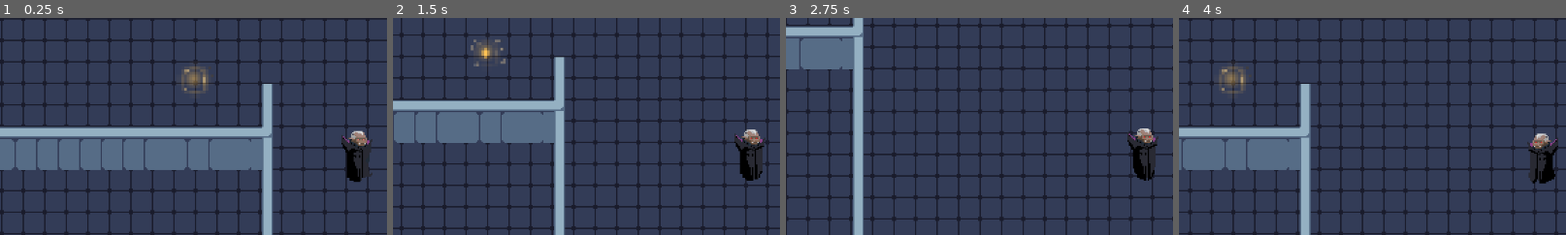
Above: before the commit, frames 1-4 (left to right).
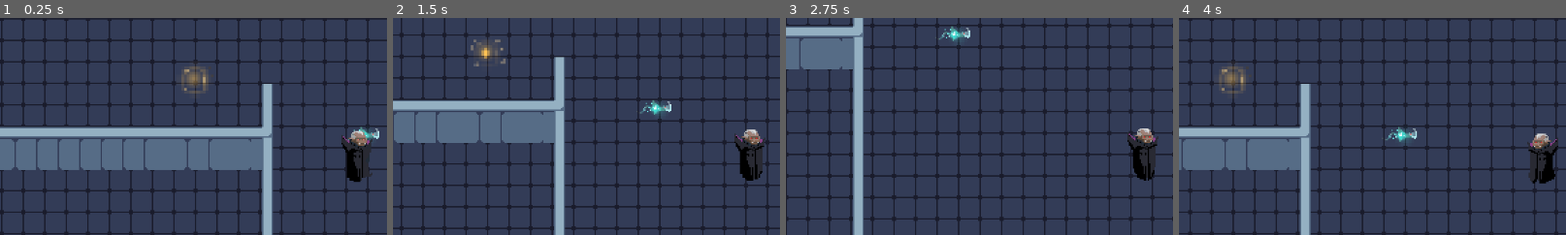
Above: after the commit, the same moments.

Repository: brianxiaodev/bloodmoon
Game: Godot game, scene res://scenes/blood_moon.tscn
Same seed, same stepped clock (60 frames per second), same inputs: the game is played once before the commit and once after it.
Inputs:
- Up to frame 1 (0.25 s): no input
- Up to frame 2 (1.5 s): hold Right (ui_right) 0.53-1.28 s; hold Space (shoot) 0.53-1.28 s; hold Down (ui_down) from 1.28 s (still down); tap Space (shoot) at 1.35 s
- Up to frame 3 (2.75 s): release Down (ui_down) at 2.03 s; hold Right (ui_right) from 2.03 s (still down); hold Space (shoot) from 2.03 s (still down)
- Up to frame 4 (4 s): release Right (ui_right) at 2.78 s; release Space (shoot) at 2.78 s; hold Up (ui_up) 2.78-3.53 s; tap Space (shoot) at 2.85 s; hold Left (ui_left) from 3.53 s (still down); hold Space (shoot) from 3.53 s (still down)
The pictures show only the part of the screen within x 4-53%, y 17-67%; the shares and areas given below are measured in that part.

The runs differ from the first frame. In frame 1, 0.2% of the frame differs, in the area x 89-98%, y 50-57%; in frame 2, 0.3%; in frame 3, 0.3%, in the area x 38-48%, y 3-12%; in frame 4, 0.3%.

Commit message:
set up for bat powerup except didnt acc get around to doing it

Diff:
--- /dev/null
+++ b/scenes/bats.tscn
@@ -0,0 +1,53 @@
+[gd_scene load_steps=8 format=3 uid="uid://curevi1ol6iax"]
+
+[ext_resource type="Texture2D" uid="uid://cr8ngya30llii" path="res://assets/vampire/projectile bat_36px.png" id="1_awo2f"]
+
+[sub_resource type="AtlasTexture" id="AtlasTexture_1o4ep"]
+atlas = ExtResource("1_awo2f")
+region = Rect2(0, 0, 36, 36)
+
+[sub_resource type="AtlasTexture" id="AtlasTexture_sf11x"]
+atlas = ExtResource("1_awo2f")
+region = Rect2(36, 0, 36, 36)
+
+[sub_resource type="AtlasTexture" id="AtlasTexture_aegxe"]
+atlas = ExtResource("1_awo2f")
+region = Rect2(72, 0, 36, 36)
+
+[sub_resource type="AtlasTexture" id="AtlasTexture_xbp2s"]
+atlas = ExtResource("1_awo2f")
+region = Rect2(0, 36, 36, 36)
+
+[sub_resource type="SpriteFrames" id="SpriteFrames_biwjh"]
+animations = [{
+"frames": [{
+"duration": 1.0,
+"texture": SubResource("AtlasTexture_1o4ep")
+}, {
+"duration": 1.0,
+"texture": SubResource("AtlasTexture_sf11x")
+}, {
+"duration": 1.0,
+"texture": SubResource("AtlasTexture_aegxe")
+}, {
+"duration": 1.0,
+"texture": SubResource("AtlasTexture_xbp2s")
+}],
+"loop": true,
+"name": &"default",
+"speed": 5.0
+}]
+
+[sub_resource type="RectangleShape2D" id="RectangleShape2D_eeqqe"]
+size = Vector2(27, 12)
+
+[node name="Bats" type="Area2D"]
+
+[node name="AnimatedSprite2D" type="AnimatedSprite2D" parent="."]
+sprite_frames = SubResource("SpriteFrames_biwjh")
+frame = 1
+frame_progress = 0.286446
+
+[node name="CollisionShape2D" type="CollisionShape2D" parent="."]
+position = Vector2(-1.5, -1)
+shape = SubResource("RectangleShape2D_eeqqe")
--- a/scenes/blood_moon.tscn
+++ b/scenes/blood_moon.tscn
@@ -7,6 +7,7 @@
 [ext_resource type="PackedScene" uid="uid://c4u3h3tqj5sn8" path="res://scenes/bullet.tscn" id="6_3kn01"]
 [ext_resource type="PackedScene" uid="uid://4y67635ci7ss" path="res://scenes/enemy.tscn" id="7_1dman"]
 [ext_resource type="PackedScene" uid="uid://bom6v6ykibptf" path="res://scenes/item.tscn" id="8_1dman"]
+[ext_resource type="PackedScene" uid="uid://curevi1ol6iax" path="res://scenes/bats.tscn" id="8_punxx"]
 
 [node name="Blood Moon" type="Node2D"]
 script = ExtResource("1_3kn01")
@@ -31,3 +32,5 @@
 
 [node name="Item" parent="." instance=ExtResource("8_1dman")]
 position = Vector2(-126, -42)
+
+[node name="Bats" parent="." instance=ExtResource("8_punxx")]
--- a/scripts/vampire.gd
+++ b/scripts/vampire.gd
@@ -3,6 +3,9 @@
 signal player_fired_bullet(bullet, position, direction)
 
 @export var Bullet: PackedScene
+## bat powerup, scene not yet made
+#@export var Bats: PackedScene
+
 @export var speed = 100
 
 @onready var attack_spawn_point = $AnimatedSprite2D/AttackSpawnPoint
Not shown: 1 places in scenes/blood_moon.tscn that only renumber resources
